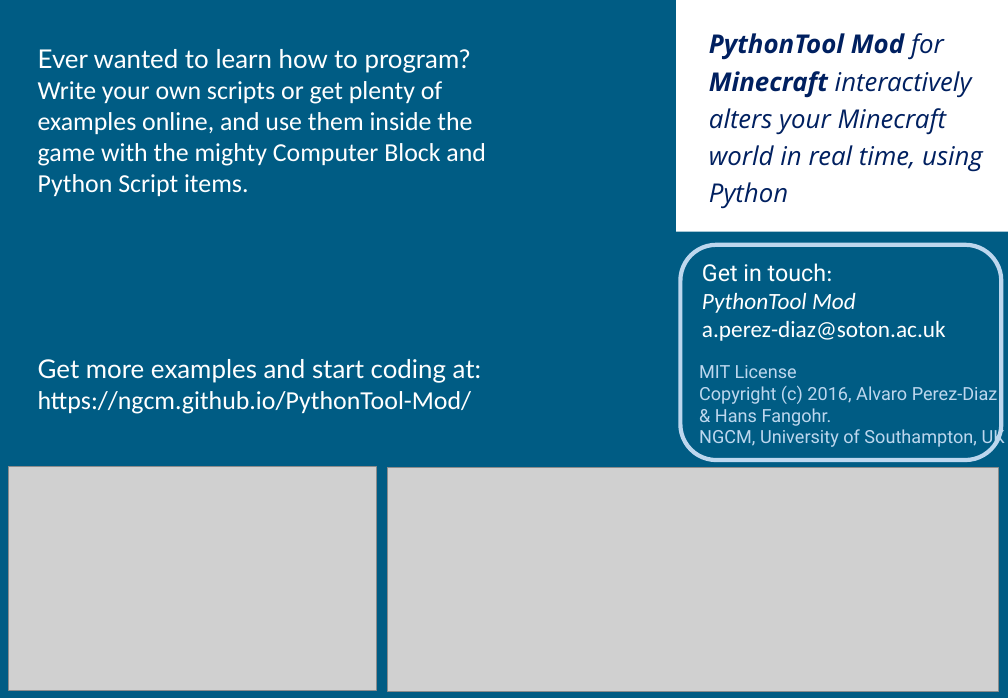
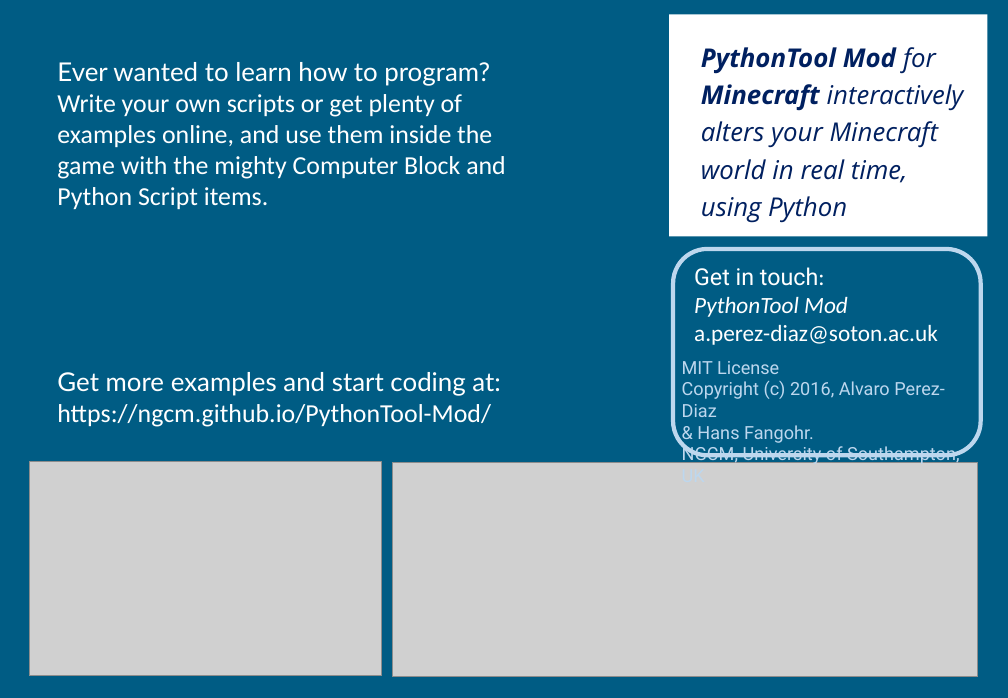
Before and after one commit to alvaropp/PythonTool_outreach, a slide deck: slide 2 of leaflet/brochure_design2.pptx. Drawn at 1008x698 pixels with LibreOffice and Linux fonts; fonts in the diff are those of the drawing; grey boxes stand for pictures. Boxes give left, top, right and bottom in pixels: in the first picture for what was removed or moved away, otherwise in the second. Text is boxed around its words. In the diff, an @@ line names an element or a change of style, - is before the commit and + after.

```diff
--- a/leaflet/brochure_design2.pptx
+++ b/leaflet/brochure_design2.pptx
@@ rectangle: place and size @@
-rectangle at box(677, 0, 1008, 232)
+rectangle at box(669, 14, 988, 236)
@@ text "Ever wanted to learn how ...": place and size @@
-text "Ever wanted to learn how ..." at box(38, 49, 486, 414)
+text "Ever wanted to learn how ..." at box(57, 62, 506, 427)
@@ text "PythonTool Mod for Minecraft interactively ..." rewrapped from box(709, 33, 982, 209) to box(701, 47, 964, 223) @@
@@ rounded rectangle: place and size @@
-rounded rectangle at box(680, 245, 1001, 460)
+rounded rectangle at box(673, 249, 981, 456)
@@ text "Get in touch:": place and size @@
-text "Get in touch:" at box(702, 263, 946, 341)
+text "Get in touch:" at box(694, 267, 938, 345)
@@ text "MIT License" rewrapped from box(699, 365, 1005, 449) to box(682, 361, 960, 466) @@
@@ picture: place and size @@
-picture at box(8, 466, 376, 690)
+picture at box(29, 462, 382, 676)
@@ picture: place and size @@
-picture at box(387, 468, 999, 692)
+picture at box(393, 463, 978, 677)
```
Also in this commit, not shown: 1 other slide changed, 7 other files.
